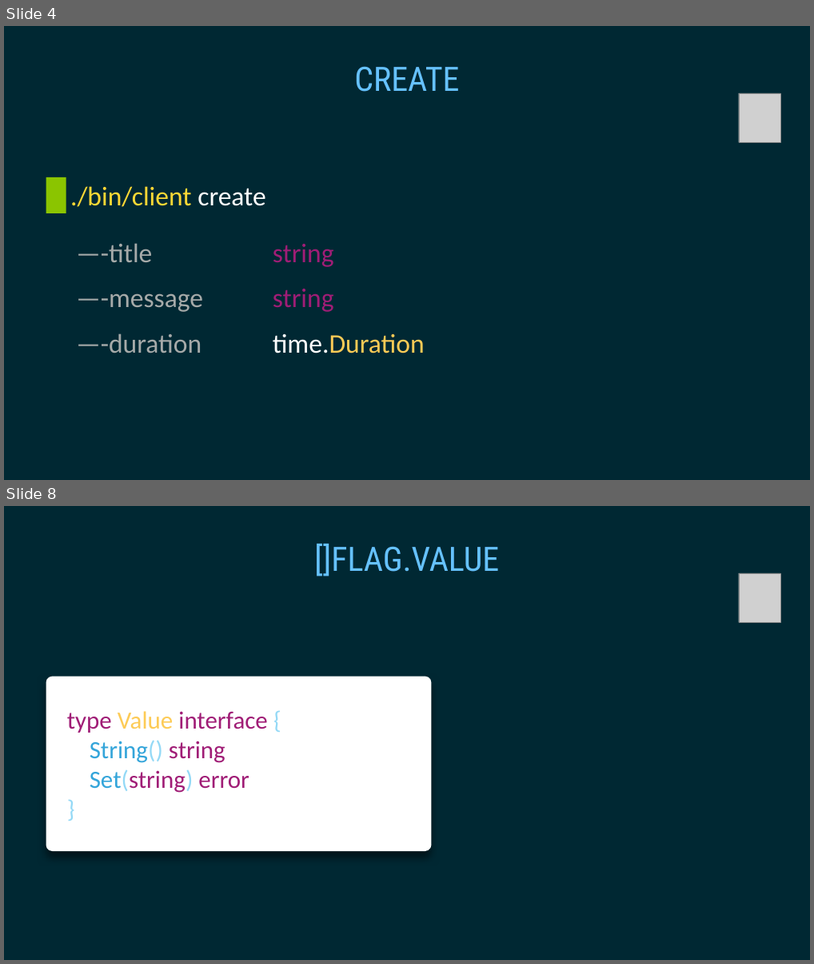
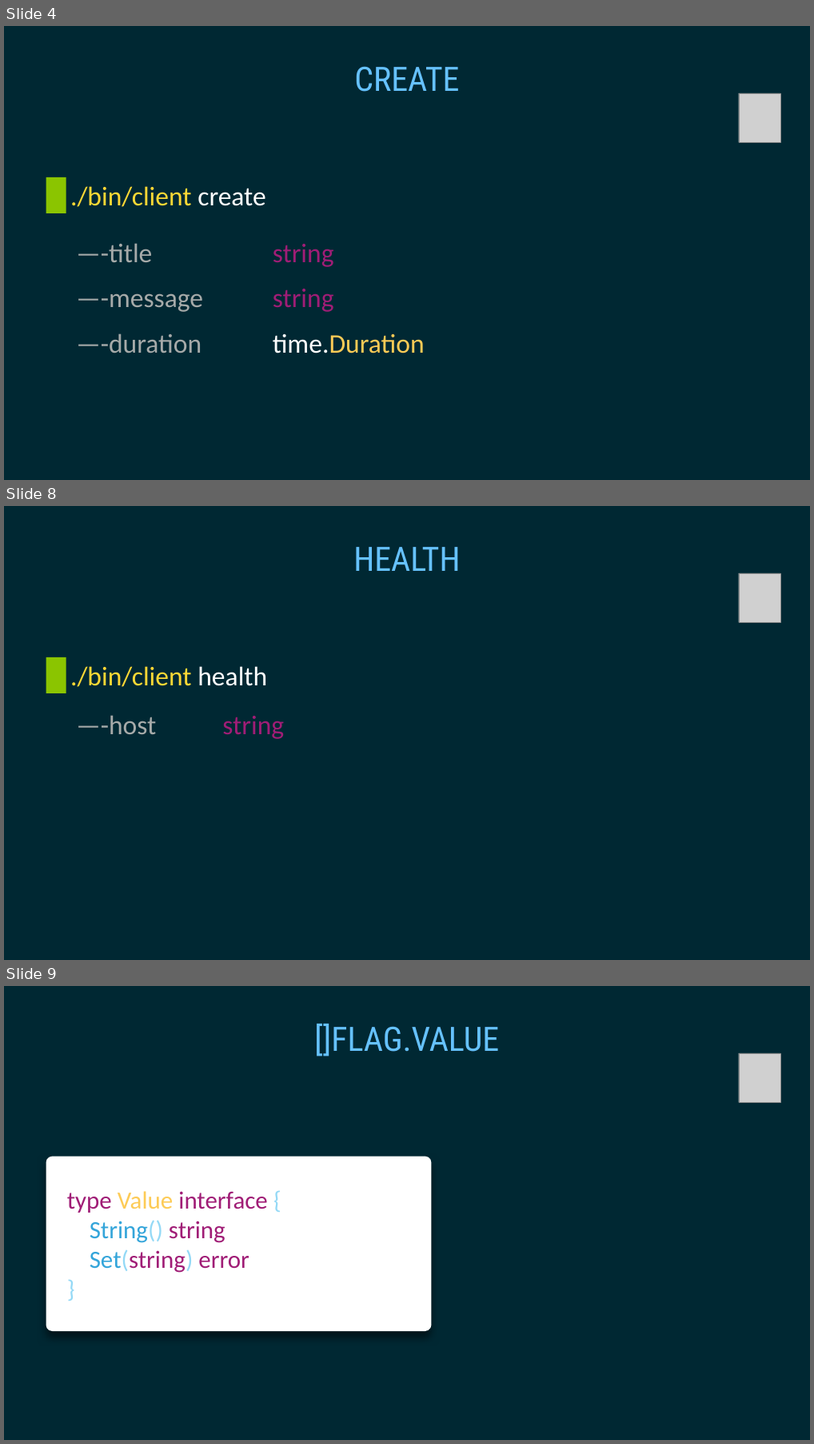
Before and after one commit to gophertuts/reminders-cli, a slide deck: slides/client/Switch.pptx. Shown one above the other, each under a label of ours: slides 4 and 8 before the commit, slides 4, 8 and 9 after it; the slides between them are not shown. The pictures are 814x964 and 814x1444 pixels, drawn with LibreOffice and Linux fonts; fonts in the diff are those of the drawing; grey boxes stand for pictures. Boxes give left, top, right and bottom in pixels: in the first picture for what was removed or moved away, otherwise in the second. Text is boxed around its words. In the diff, an @@ line names an element or a change of style, - is before the commit and + after.

```diff
--- a/slides/client/Switch.pptx
+++ b/slides/client/Switch.pptx
@@ slide 8 added at (4, 506, 810, 960), background #002833 @@
@@ title added at (354, 547, 460, 571), 80 pt, text #66C2FF @@
+HEALTH
@@ picture added at (739, 573, 781, 622) @@
@@ rectangle added at (46, 657, 66, 693), fill #8BC500 @@
@@ text added at (70, 666, 267, 687), 64 pt, text #FDD835 @@
+./bin/client health
@@ text added at (76, 715, 156, 734), 64 pt, text #A6AAA9 @@
+    —-host
@@ text added at (222, 716, 284, 739), 64 pt, text #A01D76 @@
+    string
@@ what was slide 8 is now slide 9 @@
```
Also in this commit, not shown: 5 slides changed, 1 other slide added, 2 slides removed, 2 other files.
